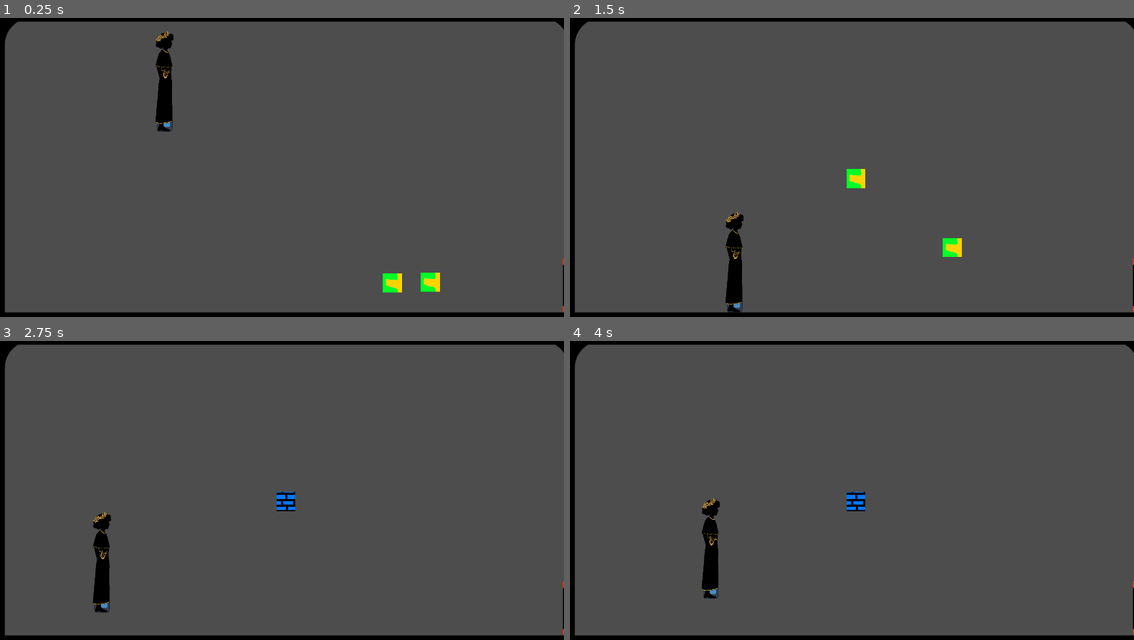
Above: before the commit, frames 1-4 (two rows, left to right).
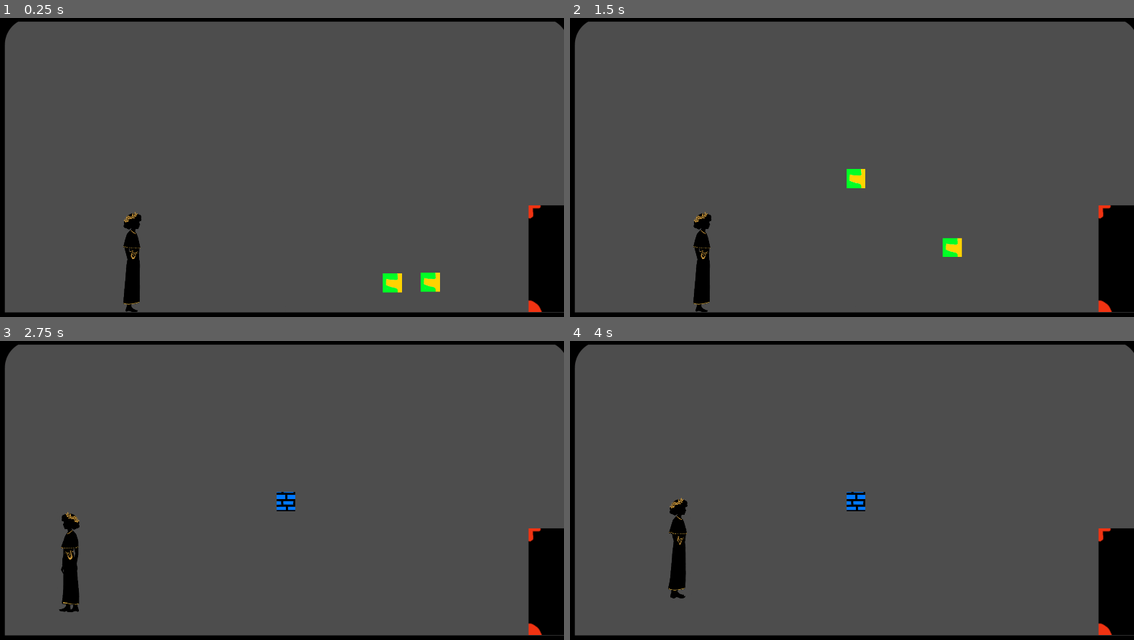
Above: after the commit, the same moments.

Repository: GonerLCP/GameLab2024
Game: Godot game, scene res://Nodes/main_scene.tscn
Same seed, same stepped clock (60 frames per second), same inputs: the game is played once before the commit and once after it. The engine's default icon, where the game draws it, is replaced by a stand-in: a white triangle on a blue panel in a dark square.
Inputs (mouse positions are in pixels of both pictures, inside the frame that each line leads up to):
- Up to frame 1 (0.25 s): no input
- Up to frame 2 (1.5 s): drag from (964, 284) to (857, 179) at 0.52 s; tap Enter at 1.25 s; drag from (998, 281) to (857, 179) at 1.27 s
- Up to frame 3 (2.75 s): tap Space (Jump) at 2 s; move the mouse to (287, 502) at 2.02 s; hold A (left) from 2.03 s (still down); tap Q (Dismiss) at 2.1 s; click (287, 502) at 2.17 s
- Up to frame 4 (4 s): release A (left) at 2.75 s; drag from (818, 565) to (660, 601) at 2.77 s; tap Enter at 3.5 s; move the mouse to (1021, 550) at 3.52 s; hold D (right) from 3.53 s (still down); tap Q (Dismiss) at 3.6 s; tap Space (Jump) at 3.77 s

The runs differ from the first frame. In frame 1, 3.9% of the frame differs, in the area x 21-100%, y 4-99%; in frame 2, 3.9%; in frame 3, 3.9%, in the area x 10-100%, y 57-99%; in frame 4, 3.9%.

Commit message:
Animation+totuikouenti

Diff:
--- a/Nodes/Objets/2emeObjet.tscn
+++ b/Nodes/Objets/2emeObjet.tscn
@@ -8,19 +8,22 @@
 size = Vector2(64, 64)
 
 [node name="Area2D" type="Area2D" node_paths=PackedStringArray("spe_item")]
+collision_layer = 2
+collision_mask = 2
 script = ExtResource("1_6d5ag")
 spe_item = NodePath("SpeItem")
 
+[node name="CollisionShape2D" type="CollisionShape2D" parent="."]
+shape = SubResource("RectangleShape2D_lqorh")
+
 [node name="Sprite2D" type="Sprite2D" parent="."]
 texture = ExtResource("1_p30ym")
-
-[node name="CollisionShape2D" type="CollisionShape2D" parent="."]
-shape = SubResource("RectangleShape2D_lqorh")
 
 [node name="Marker2D" type="Marker2D" parent="."]
 
 [node name="SpeItem" parent="." instance=ExtResource("3_bcylt")]
 NomDeLaCle = "xCVvd"
+numPorte = 1
 
 [connection signal="area_entered" from="." to="." method="_on_area_entered"]
 [connection signal="area_exited" from="." to="." method="_on_area_exited"]
--- a/Nodes/Porte.tscn
+++ b/Nodes/Porte.tscn
@@ -10,6 +10,7 @@
 size = Vector2(159, 130)
 
 [node name="Node2D" type="StaticBody2D"]
+scale = Vector2(2, 2)
 disable_mode = 1
 script = ExtResource("1_v76ik")
 numPorte = 1
--- a/Nodes/main_scene.tscn
+++ b/Nodes/main_scene.tscn
@@ -27,12 +27,12 @@
 shape = SubResource("RectangleShape2D_il3ef")
 
 [node name="Camera2D" type="Camera2D" parent="."]
-position = Vector2(581, 322)
+position = Vector2(473, 981)
 process_callback = 0
 limit_left = 0
 limit_top = 0
-limit_right = 1170
-limit_bottom = 720
+limit_right = 1920
+limit_bottom = 1080
 position_smoothing_enabled = true
 drag_horizontal_enabled = true
 drag_vertical_enabled = true
@@ -44,7 +44,7 @@
 script = ExtResource("2_v0q0v")
 
 [node name="Player" parent="." instance=ExtResource("1_7qyhe")]
-position = Vector2(581, 322)
+position = Vector2(473, 981)
 
 [node name="RemoteTransform2D" type="RemoteTransform2D" parent="Player"]
 remote_path = NodePath("../../Camera2D")
@@ -57,10 +57,10 @@
 [node name="TileMap2" type="TileMap" parent="."]
 tile_set = ExtResource("6_02xjf")
 format = 2
-layer_0/tile_data = PackedInt32Array(393216, 1, 1, 327680, 1 …(669 unchanged characters)… 31073, 3, 18, 131073, 3, 19, 131073, 3, 20, 131073, 3, 21, 65537, 3, 524309, 65537, 1, 458773, 65537, 1, 393237, 65537, 1, 327701, 65537, 1, 262165, 65537, 1, 196629, 65537, 1, 131093, 65537, 1, 65557, 65537, 1)
+layer_0/tile_data = PackedInt32Array(393216, 1, 1, 327680, 1 …(669 unchanged characters)… 31073, 3, 18, 131073, 3, 19, 131073, 3, 327701, 65537, 1, 262165, 65537, 1, 196629, 65537, 1, 131093, 65537, 1, 65557, 65537, 1, 20, 131073, 3, 21, 65537, 3, 393237, 65537, 1)
 
 [node name="Salle2" parent="." instance=ExtResource("7_khy2j")]
-position = Vector2(1979, 365)
+position = Vector2(1980, 360)
 
 [node name="Area2D" type="Area2D" parent="Salle2"]
 collision_layer = 256
@@ -74,7 +74,7 @@
 position = Vector2(1472, 888)
 
 [node name="Porte" parent="." instance=ExtResource("9_rh5w6")]
-position = Vector2(1962, 898)
+position = Vector2(1891, 809)
 
 [connection signal="dissmiss_Press" from="Player" to="." method="_on_player_dissmiss_press"]
 [connection signal="moveCamera" from="Player" to="Camera2D" method="_on_player_move_camera"]
--- a/Nodes/player.tscn
+++ b/Nodes/player.tscn
@@ -1,6 +1,5 @@
-[gd_scene load_steps=38 format=3 uid="uid://dam223tnnmi0k"]
+[gd_scene load_steps=37 format=3 uid="uid://dam223tnnmi0k"]
 
-[ext_resource type="Texture2D" uid="uid://ckwldj388wihx" path="res://icon.svg" id="1_ro2ow"]
 [ext_resource type="Script" path="res://Scripts/player.gd" id="1_shhsg"]
 [ext_resource type="Texture2D" uid="uid://cicpwmml0hv0e" path="res://Assetts/animation/0.png" id="3_kg0n5"]
 [ext_resource type="Texture2D" uid="uid://dyjxgl1gudo8j" path="res://Assetts/animation/1.png" id="4_k65lq"]
@@ -34,18 +33,12 @@
 [ext_resource type="Texture2D" uid="uid://bfsilth1fkokl" path="res://Assetts/animation/29.png" id="32_jt6uu"]
 [ext_resource type="Texture2D" uid="uid://xgll4gvpopfq" path="res://Assetts/animation/30.png" id="33_mxbc7"]
 
-[sub_resource type="RectangleShape2D" id="RectangleShape2D_jpwut"]
-size = Vector2(52, 98)
-
-[sub_resource type="RectangleShape2D" id="RectangleShape2D_be2i8"]
-size = Vector2(20, 99)
-
-[sub_resource type="RectangleShape2D" id="RectangleShape2D_uncgu"]
-size = Vector2(54, 100)
-
 [sub_resource type="SpriteFrames" id="SpriteFrames_eqgcy"]
 animations = [{
-"frames": [],
+"frames": [{
+"duration": 1.0,
+"texture": ExtResource("3_kg0n5")
+}],
 "loop": true,
 "name": &"Idle",
 "speed": 5.0
@@ -149,20 +142,31 @@
 "speed": 30.0
 }]
 
+[sub_resource type="RectangleShape2D" id="RectangleShape2D_jpwut"]
+size = Vector2(65, 335)
+
+[sub_resource type="RectangleShape2D" id="RectangleShape2D_be2i8"]
+size = Vector2(40, 272)
+
+[sub_resource type="RectangleShape2D" id="RectangleShape2D_uncgu"]
+size = Vector2(54, 100)
+
 [node name="Player" type="CharacterBody2D"]
 script = ExtResource("1_shhsg")
 
-[node name="Sprite2D" type="Sprite2D" parent="."]
-position = Vector2(-3.8147e-06, -49)
-scale = Vector2(0.40625, 0.765625)
-texture = ExtResource("1_ro2ow")
+[node name="AnimatedSprite2D" type="AnimatedSprite2D" parent="."]
+position = Vector2(1, -113)
+scale = Vector2(0.385376, 0.385376)
+sprite_frames = SubResource("SpriteFrames_eqgcy")
+animation = &"Idle"
+frame_progress = 0.17011
 
 [node name="CollisionShape2D_Player" type="CollisionShape2D" parent="."]
-position = Vector2(0, -49)
+position = Vector2(-0.5, -167.5)
 shape = SubResource("RectangleShape2D_jpwut")
 
 [node name="DroiteInteract" type="Area2D" parent="."]
-position = Vector2(37, -49)
+position = Vector2(54, -135)
 collision_layer = 0
 collision_mask = 2
 
@@ -172,7 +176,7 @@
 [node name="ListeSpawnPos" type="Node2D" parent="."]
 
 [node name="RightSpawn" type="Marker2D" parent="ListeSpawnPos"]
-position = Vector2(47, 0)
+position = Vector2(75, 0)
 
 [node name="LeftSpawn" type="Marker2D" parent="ListeSpawnPos"]
 visible = false
@@ -186,13 +190,6 @@
 position = Vector2(0, -49)
 shape = SubResource("RectangleShape2D_uncgu")
 
-[node name="AnimatedSprite2D" type="AnimatedSprite2D" parent="."]
-position = Vector2(1, -113)
-scale = Vector2(0.385376, 0.385376)
-sprite_frames = SubResource("SpriteFrames_eqgcy")
-animation = &"Walk"
-frame_progress = 0.500176
-
 [connection signal="area_entered" from="DroiteInteract" to="." method="_on_droite_area_entered"]
 [connection signal="area_exited" from="DroiteInteract" to="." method="_on_droite_area_exited"]
 [connection signal="body_entered" from="DroiteInteract" to="." method="_on_droite_body_entered"]
--- a/Scripts/player.gd
+++ b/Scripts/player.gd
@@ -4,11 +4,15 @@
 @export var gravity = 30
 @export var jump_force = 750
 
+@onready var animated_sprite : AnimatedSprite2D = $AnimatedSprite2D
+
 var CurrentStaticBody : Area2D
 var ColliderInteract : Area2D
 var ColliderPris
 var direction : bool
 var dirTampon : bool
+var horizontal_direction : Vector2 = Vector2.ZERO
+var animationLocked : bool = false
 
 signal dissmiss_Press(pos1,pos2,coll1)
 signal moveCamera(top,left,bottom,right)
@@ -37,9 +41,9 @@
 		print(ColliderPris)
 		dissmiss_Press.emit($ListeSpawnPos.get_child(0).global_position,$ListeSpawnPos.get_child(1).global_position, ColliderPris)
 
-	var horizontal_direction = Input.get_axis("left","right")
+	horizontal_direction = Input.get_vector("left","right","up","down")
 
-	velocity.x = 300 * horizontal_direction
+	velocity.x = 300 * horizontal_direction.x
 
 	if velocity.x < 0 :
 		direction = true
@@ -47,12 +51,29 @@
 		direction = false
 	flipBox(direction)
 	move_and_slide()
+	updateAnimation()
+	UpdateFacingDirection()
 	#print(ColliderInteract)
 
 func flipBox(dir) :
 	if dirTampon != dir :
 		dirTampon = dir
 		CurrentStaticBody.position.x *= -1
+	pass
+
+func updateAnimation() :
+	if !animationLocked :
+		if horizontal_direction.x != 0 :
+			animated_sprite.play("Walk")
+		else :
+			animated_sprite.play("Idle")
+	pass
+
+func UpdateFacingDirection() :
+	if horizontal_direction.x > 0 :
+		animated_sprite.flip_h = false
+	if horizontal_direction.x < 0 :
+		animated_sprite.flip_h = true
 	pass
 
 func _on_droite_area_entered(area):
